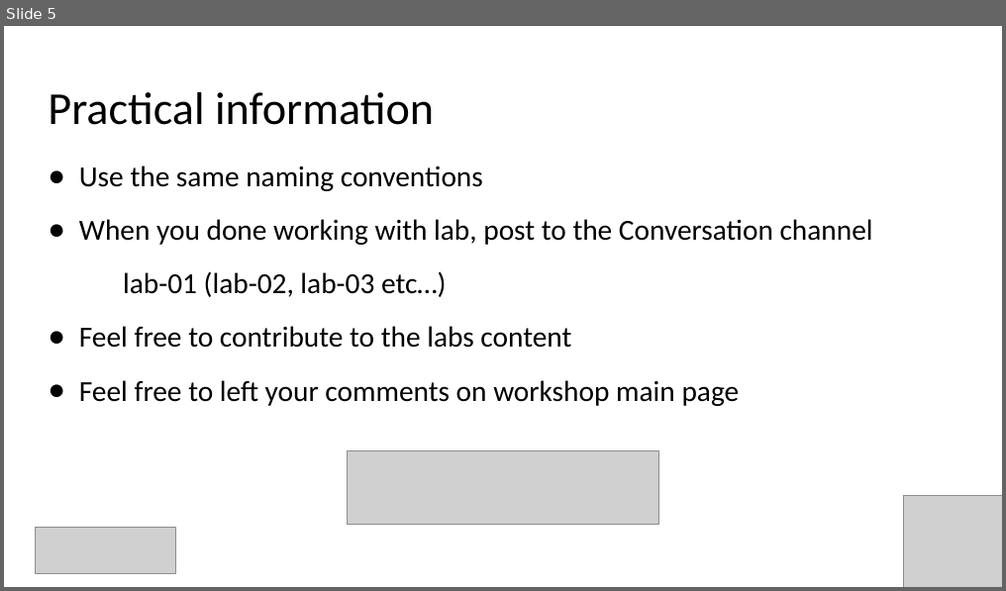
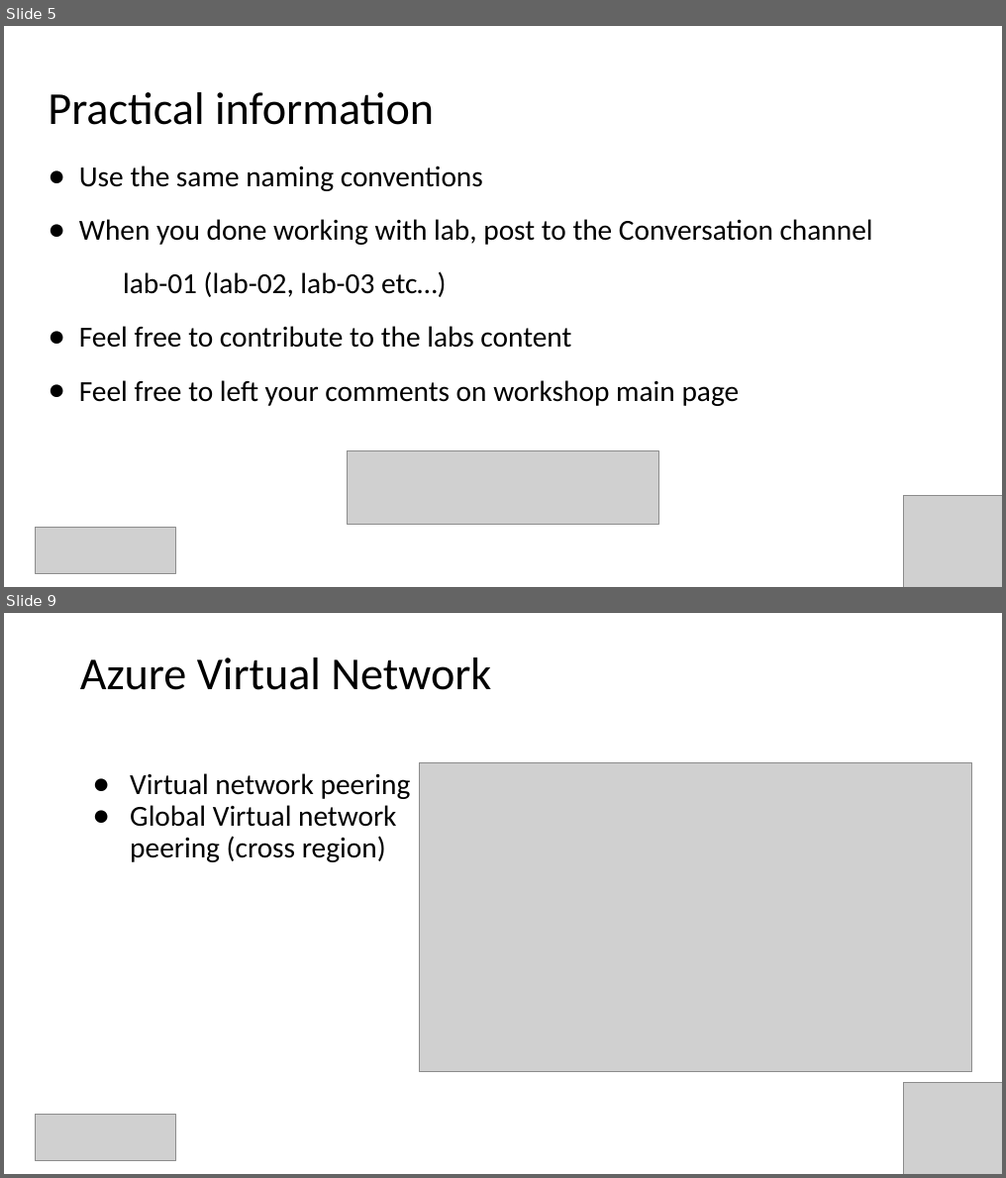
Before and after one commit to Infrastructure-AsCode/azure-private-links-labs, a slide deck: slides/private-links.pptx. Shown one above the other, each under a label of ours: slide 5 before the commit, slides 5 and 9 after it; the slides between them are not shown. The pictures are 1006x591 and 1006x1178 pixels, drawn with LibreOffice and Linux fonts; fonts in the diff are those of the drawing; grey boxes stand for pictures. Boxes give left, top, right and bottom in pixels: in the first picture for what was removed or moved away, otherwise in the second. Text is boxed around its words. In the diff, an @@ line names an element or a change of style, - is before the commit and + after.

```diff
--- a/slides/private-links.pptx
+++ b/slides/private-links.pptx
@@ slide 9 added at box(4, 613, 1002, 1174), background #FFFFFF @@
@@ title added at box(80, 658, 491, 690), 44 pt, text #000000 @@
+Azure Virtual Network
@@ text added at box(130, 773, 411, 862), 28 pt, text #000000 @@
+● Virtual network peering
+● Global Virtual network peering (cross region)
@@ picture added at box(420, 762, 973, 1072) @@
@@ picture added at box(904, 1082, 1002, 1174) @@
@@ picture added at box(35, 1114, 175, 1161) @@
```
Also in this commit, not shown: 16 other slides added, 2 other files.
